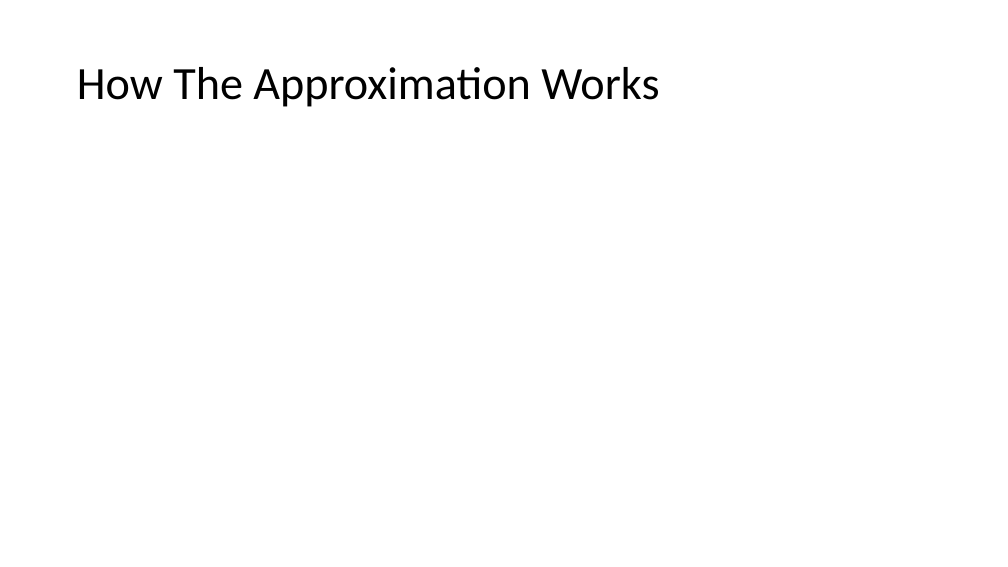
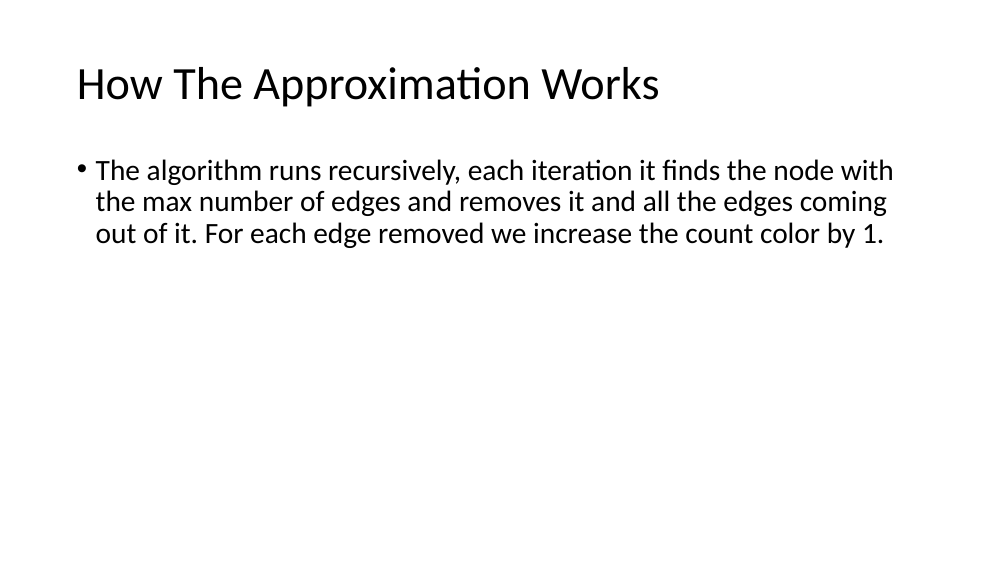
Before and after one commit to smit36jm/CS412-NP_COMPLETE, a slide deck: slide 2 of presentations/Approx Presentation.pptx. Drawn at 1008x567 pixels with LibreOffice and Linux fonts; fonts in the diff are those of the drawing. Boxes give left, top, right and bottom in pixels: in the first picture for what was removed or moved away, otherwise in the second. Text is boxed around its words. In the diff, an @@ line names an element or a change of style, - is before the commit and + after.

Commit message:
Approx Presentation Additions

```diff
--- a/presentations/Approx Presentation.pptx
+++ b/presentations/Approx Presentation.pptx
@@ text added at [96, 159, 894, 248], 28 pt, text #000000 @@
+• The algorithm runs recursively, each iteration it finds the node with the max number of edges and removes it and all the edges coming out of it. For each edge removed we increase the count color by 1.
```
